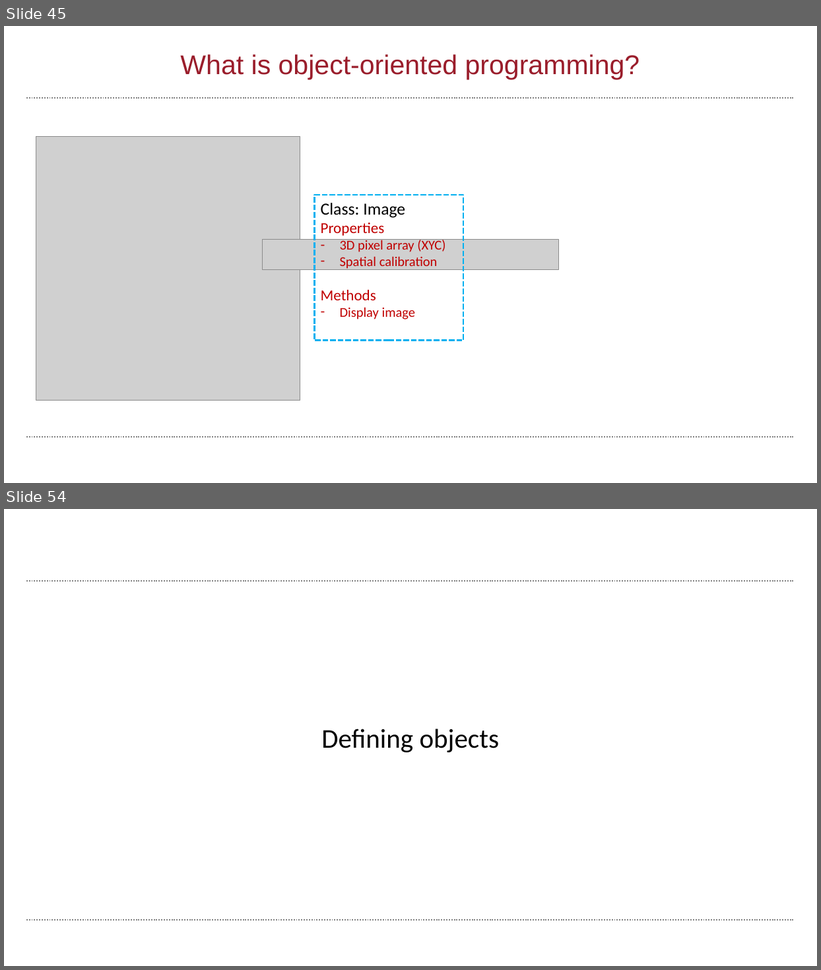
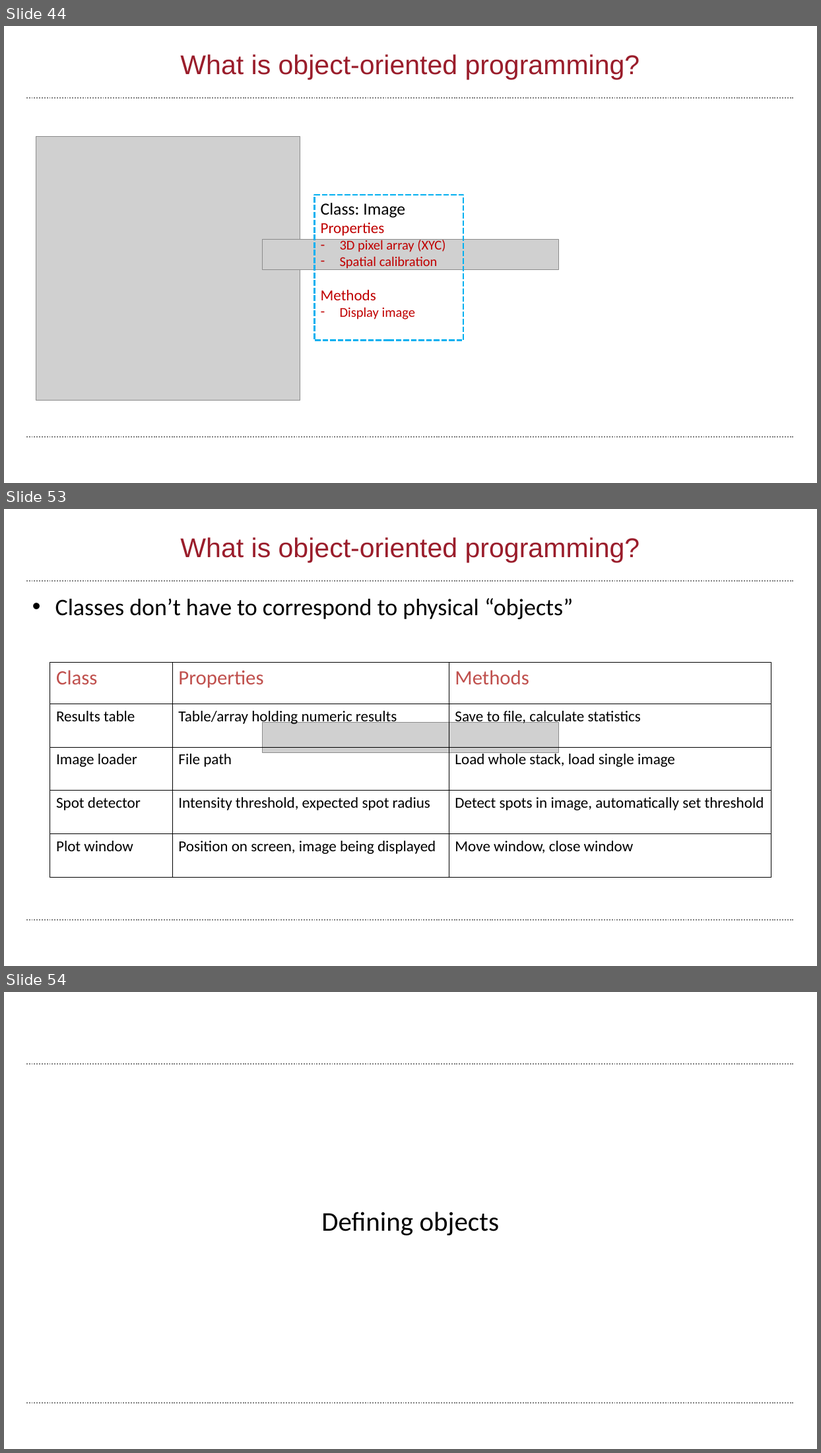
Before and after one commit to wbif-bristol/MATLAB-course, a slide deck: Session 3 - Advanced data structures/MATLAB Session 3.pptx. Shown one above the other, each under a label of ours: slides 45 and 54 before the commit, slides 44, 53 and 54 after it; the slides between them are not shown. The pictures are 821x970 and 821x1453 pixels, drawn with LibreOffice and Linux fonts; fonts in the diff are those of the drawing; grey boxes stand for pictures; background and template pictures are left out. Boxes give left, top, right and bottom in pixels: in the first picture for what was removed or moved away, otherwise in the second. Text is boxed around its words. In the diff, an @@ line names an element or a change of style, - is before the commit and + after.

```diff
--- a/Session 3 - Advanced data structures/MATLAB Session 3.pptx
+++ b/Session 3 - Advanced data structures/MATLAB Session 3.pptx
@@ slide 53 added at (x1=4, y1=509, x2=817, y2=966), background #FFFFFF; not listed: 2 template elements that a slide beside it also shows @@
@@ title added at (x1=180, y1=537, x2=640, y2=562), 32 pt, text #9A1D2B @@
+What is object-oriented programming?
@@ text added at (x1=55, y1=598, x2=573, y2=619), 28 pt, text #000000 @@
+• Classes don’t have to correspond to physical “objects”
@@ table added at (x1=50, y1=662, x2=772, y2=875), 5 rows, 3 columns @@
+Class | Properties | Methods
+Results table | Table/array holding numeric results | Save to file, calculate statistics
+Image loader | File path | Load whole stack, load single image
+Spot detector | Intensity threshold, expected spot radius | Detect spots in image, automatically set threshold
+Plot window | Position on screen, image being displayed | Move window, close window
@@ picture added at (x1=263, y1=723, x2=558, y2=753) @@
@@ what was slide 45 is now slide 44 @@
```
Also in this commit, not shown: 10 slides changed, 11 other slides added, 4 slides removed, 1 other file.
